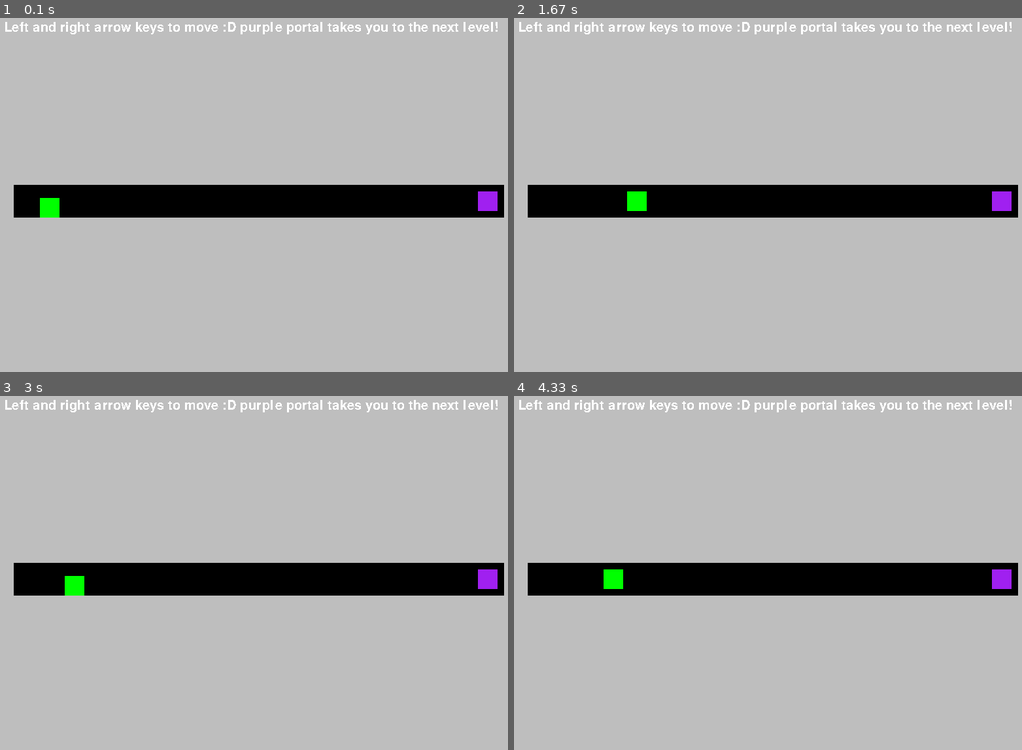
Above: before the commit, frames 1-4 (two rows, left to right).
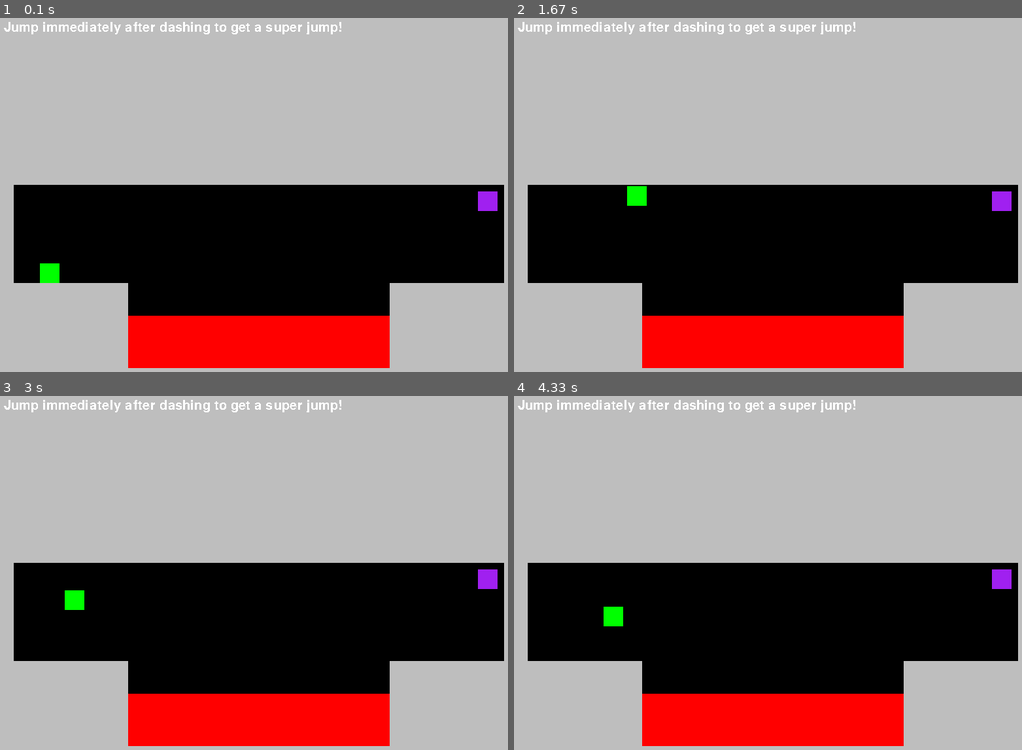
Above: after the commit, the same moments.

Repository: MagicalKarp74/Pygame-Project
Game: pygame game, started from Main.py
Two runs of this game, one before a commit and one after it. Both use one fixed random seed, a clock stepped at 60 frames per second and the inputs below.
Inputs:
- Up to frame 1 (0.1 s): no input
- Up to frame 2 (1.67 s): tap Z at 0.33, 0.73, 1.03, 1.23, 1.53 s; hold Right 0.67-1.13 s; hold Right 1.17-1.63 s
- Up to frame 3 (3 s): hold Left 1.67-2.2 s; tap Z at 1.73, 2.03, 2.3, 2.6, 2.73 s; hold Left 2.23-2.63 s; hold Right from 2.67 s (still down)
- Up to frame 4 (4.33 s): tap Z at 3.03, 3.4, 3.7, 3.9, 4.2 s; release Right at 3.3 s; hold Left 3.33-3.8 s; hold Right 3.83-4.3 s

The runs differ from the first frame. In frame 1, 32% of the frame differs, in the area x 0-100%, y 1-99%; in frame 2, 31%; in frame 3, 31%; in frame 4, 32%.

Commit message:
Update Main.py

Diff:
--- a/Main.py
+++ b/Main.py
@@ -23,9 +23,9 @@
 
 font=pygame.font.Font(None,30)
 
-lv_index = 0
-
-lv_texts = ["Left and right arrow keys to move :D purple por …(135 unchanged characters)…  to dash","Press z on walls to wall jump","Jump immediately after dashing to get a super jump!","Thats all you need to know, good luck!"]
+lv_index = 4
+
+lv_texts = ["Left and right arrow keys to move :D purple por …(135 unchanged characters)…  to dash","Press z on walls to wall jump, wall jumps restore double jump","Jump immediately after dashing to get a super jump!","Thats all you need to know, good luck!"]
 
 player_level_spawns = ((80,330),(80,330),(80,330),(80,330),(80,430))
 
@@ -75,7 +75,7 @@
             char.rect.bottom = self.rect.top
             char.jumping = False
             char.y_speed = 0
-            char.double_jump_ready = 2
+            char.double_jump_ready = True
             char.have_dash = True
 
         def bonk_head(self):
@@ -111,7 +111,7 @@
 
                 else: # if player moving left or not a all (doesn't matter)
 
-                    if char.rect.left - round(char.x_speed)+1 < self.rect.right: # +  if player land ontop of platform
+                    if char.rect.left - round(char.x_speed) < self.rect.right: # +  if player land ontop of platform
                         reset_ground(self)
 
                     else:
@@ -128,6 +128,7 @@
 
 
 
+
             else: # if player jumps into the block or bonks his head on it
 
                 if char.x_speed > 0: # if player moving right
@@ -140,7 +141,7 @@
 
 
                 else: # if player moving left or not a all (doesn't matter)
-                    if char.rect.left - round(char.x_speed)+1 < self.rect.right: # IDK WHY THE +1 WORKS BUT IT DOES OK
+                    if char.rect.left - round(char.x_speed) < self.rect.right: # IDK WHY THE +1 WORKS BUT IT DOES OK
                         bonk_head(self)
 
                     else:
@@ -218,14 +219,19 @@
         self.jumping = True
         self.y_speed = 0
         self.walk_speed = 0 # walk and ground speed are stupid names IK, its to late to change them now
-        self.double_jump_ready = 2
+        self.double_jump_ready = True
         self.have_dash = True
         self.dash_speed = 0
         self.on_wall = False
+        self.holding_z = False
 
         # jump ready 2 = on ground
         # jump ready 1 = in air and hasn't used it yet
         # jump ready 0 = means in air and already used it (I should really use a enum for this)
+
+    def check_z(self):
+        if not key[pygame.K_z]:
+            self.holding_z = False
 
 
     def dash_color(self):
@@ -250,30 +256,35 @@
             self.walk_speed = 0
 
     def jump(self):
-        if self.jumping and not key[pygame.K_z] and self.double_jump_ready != 0:
-            self.double_jump_ready = 1
-
-        if key[pygame.K_z] and not self.jumping: # and self.double_jump_ready == 2:
+        #if self.jumping and not key[pygame.K_z] and self.double_jump_ready != 0:
+            #self.double_jump_ready = 1
+
+        if key[pygame.K_z] and not self.jumping and not self.holding_z: # and self.double_jump_ready == 2:
             if not self.have_dash:
                 self.dash_speed += (self.walk_speed * 4)
                 self.have_dash = True
 
             self.y_speed = -10
-            self.double_jump_ready = 2
             self.jumping = True
-
-        elif key[pygame.K_z] and self.jumping and self.double_jump_ready == 1:
+            self.holding_z = True
+
+        elif key[pygame.K_z] and self.jumping and self.double_jump_ready and not self.holding_z:
             self.y_speed = -10
-            self.double_jump_ready = 0
+            self.double_jump_ready = False
+            self.holding_z = True
 
         if self.jumping:
             self.y_speed +=.6
+            if self.on_wall and self.y_speed > 0:
+                self.y_speed -=.4
 
     def wall_jump(self):
-        if key[pygame.K_z] and self.on_wall:
+        if key[pygame.K_z] and self.on_wall and not self.holding_z:
             self.dash_speed = self.walk_speed * -4
             self.y_speed = -8
             self.double_jump_ready = 2
+            self.holding_z = True
+
 
     def dash(self):
         if key[pygame.K_x] and self.have_dash:
@@ -302,6 +313,7 @@
         self.update_dash()
         self.update_move()
         self.dash_color()
+        self.check_z()
 
 # player stuff
 
@@ -313,10 +325,16 @@
 
 lv_0_1_platform = Terrain("Gray",800,300,400,500)
 lv_1_1_platform = Terrain("gray",200,200,700,550)
-lv_2_1_platform = Terrain("gray",200,300,100,500)
-lv_2_2_platform = Terrain("gray",100,250,250,500)
-lv_2_3_platform = Terrain("gray",70,275,290,500)
-lv_2_4_platform = Terrain("gray",80,15,500,500)
+lv_2_1_platform = Terrain("gray",150,300,100,500)
+lv_2_2_platform = Terrain("gray",200,275,270,500)
+lv_2_3_platform = Terrain("gray",80,15,550,500)
+lv_3_1_platform = Terrain("Gray",80,250,200,500)
+lv_3_2_platform = Terrain("Gray",80,250,350,400)
+lv_3_3_platform = Terrain("Gray",80,250,500,500)
+lv_3_4_platform = Terrain("Gray",80,250,650,400)
+lv_4_1_platform = Terrain("Gray",200,200,100,550)
+lv_4_2_platform = Terrain("Gray",200,200,700,550)
+
 
 # the singular text box we need
 
@@ -327,8 +345,9 @@
 lv_1_1_enemy = Enemy("Red",10,30,200,560,0,True,200,500)
 lv_1_2_enemy = Enemy("Red",10,70,400,540,0,True,200,500)
 lv_1_3_enemy = Enemy("Red",10,110,600,515,0,True,200,500)
-lv_2_1_enemy = Enemy("Red",55,20,227,370,0,True,200,500)
+lv_2_1_enemy = Enemy("Red",55,20,200,370,0,True,200,500)
 lv_2_2_enemy = Enemy("Red",450,20,550,570,0,True,200,500)
+lv_4_1_enemy = Enemy("Red",400,80,400,540,0,True,0,0)
 
 #enemy portals
 
@@ -396,10 +415,20 @@
 lv_2_terrain.add(lv_2_1_platform)
 lv_2_terrain.add(lv_2_2_platform)
 lv_2_terrain.add(lv_2_3_platform)
-lv_2_terrain.add(lv_2_4_platform)
 lv_2_terrain.add(lv_2_1_enemy)
 lv_2_terrain.add(lv_2_2_enemy)
 
+
+#lv 3 props
+lv_3_terrain.add(lv_3_1_platform)
+lv_3_terrain.add(lv_3_2_platform)
+lv_3_terrain.add(lv_3_3_platform)
+lv_3_terrain.add(lv_3_4_platform)
+
+#lv 4 props
+lv_4_terrain.add(lv_4_1_platform)
+lv_4_terrain.add(lv_4_2_platform)
+lv_4_terrain.add(lv_4_1_enemy)
 
 running = True
 while running:
